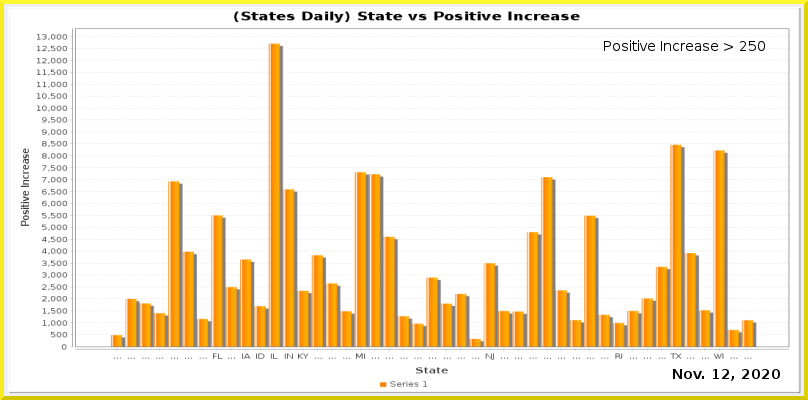
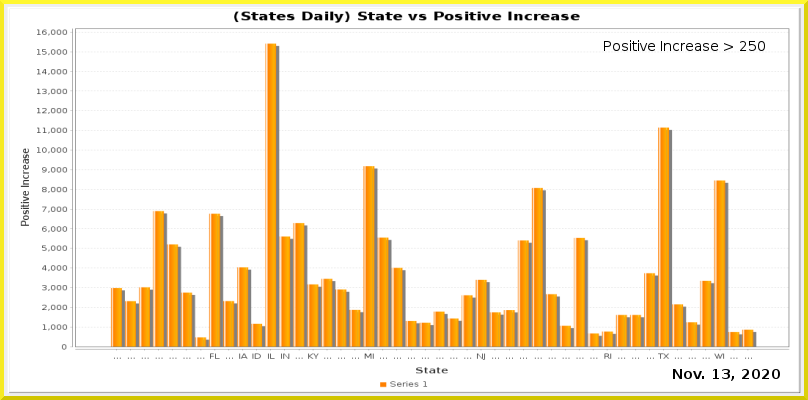
Two versions of the same layered image (808 × 400). Layer-by-layer changes:
painted on "Current Date" over [left=722, top=369, right=730, bottom=379]
painted on "Date_vs_TestIncrease.png" over [left=37, top=29, right=789, bottom=360]
